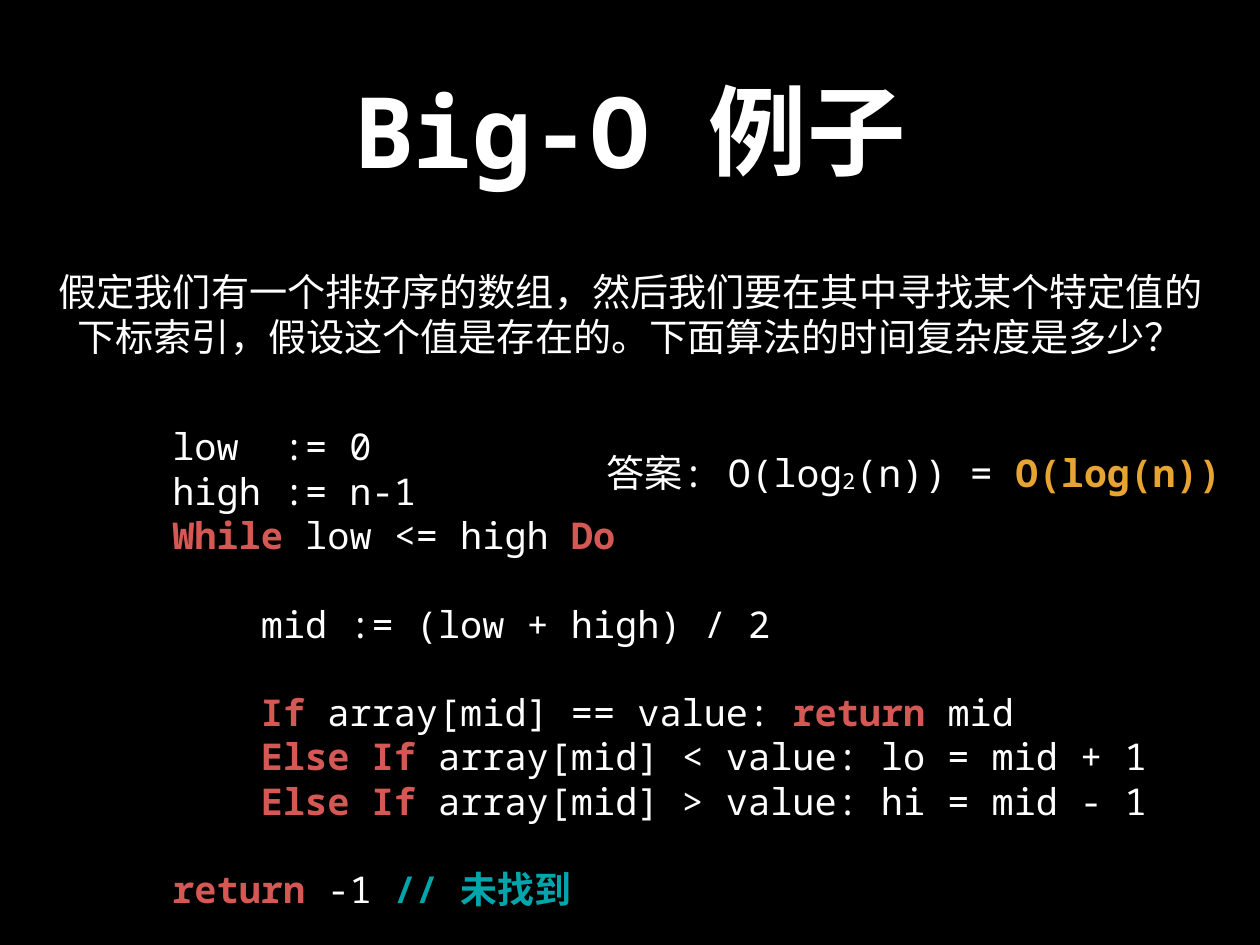
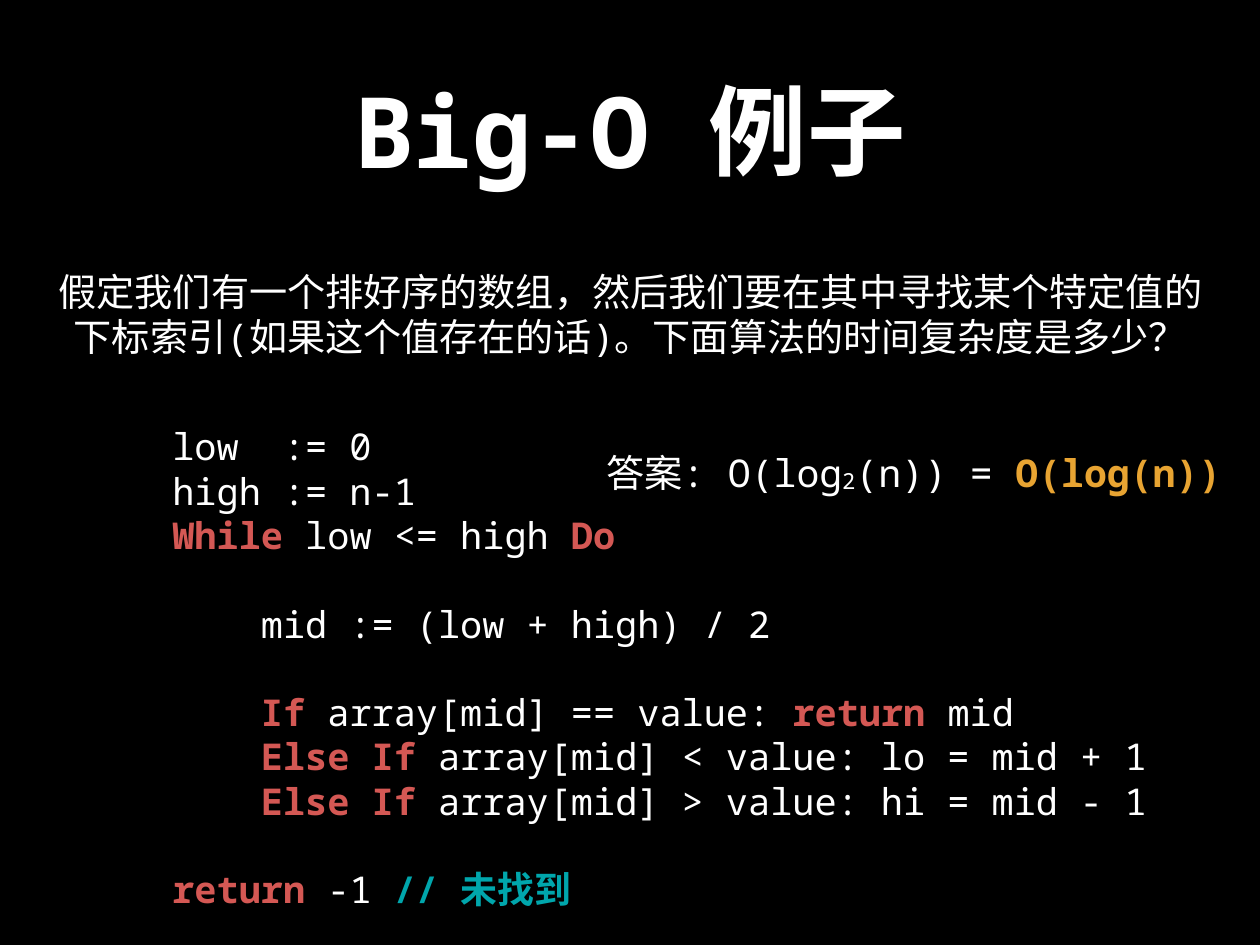
Before and after one commit to spring2go/Algorithms, a slide deck: slide 17 of slides/datastructures/ds_intro_slides.pptx. Drawn at 1260x945 pixels with LibreOffice and Linux fonts; fonts in the diff are those of the drawing. Boxes give left, top, right and bottom in pixels: in the first picture for what was removed or moved away, otherwise in the second. Text is boxed around its words. In the diff, an @@ line names an element or a change of style, - is before the commit and + after.

```diff
--- a/slides/datastructures/ds_intro_slides.pptx
+++ b/slides/datastructures/ds_intro_slides.pptx
@@ text at (x1=59, y1=273, x2=1203, y2=357): text changed @@
-假定我们有一个排好序的数组，然后我们要在其中寻找某个特定值的下标索引，假设这个值是存在的。下面算法的时间复杂度是多少？
+假定我们有一个排好序的数组，然后我们要在其中寻找某个特定值的下标索引(如果这个值存在的话)。下面算法的时间复杂度是多少？
```
Also in this commit, not shown: 9 other slides changed, 1 other file.
